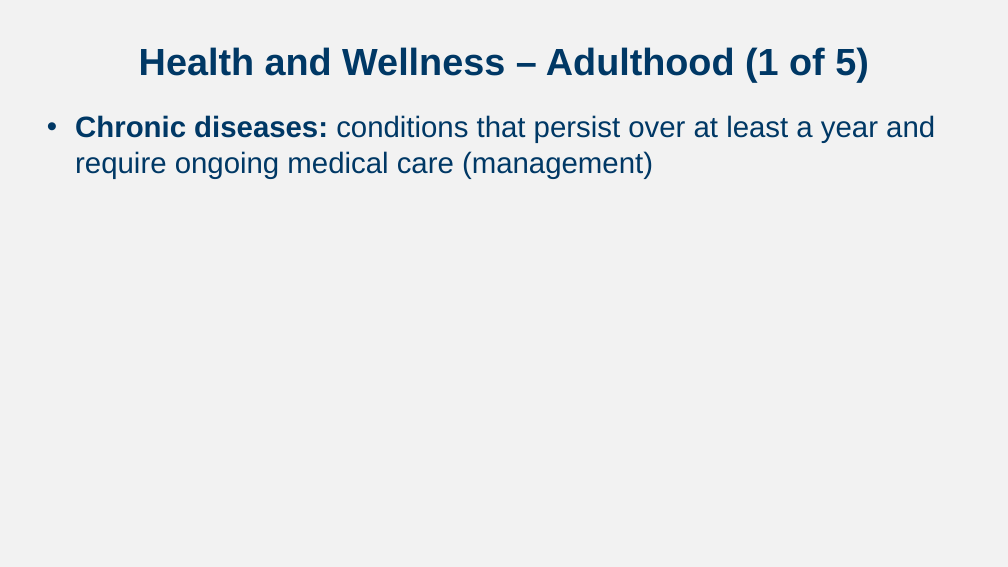
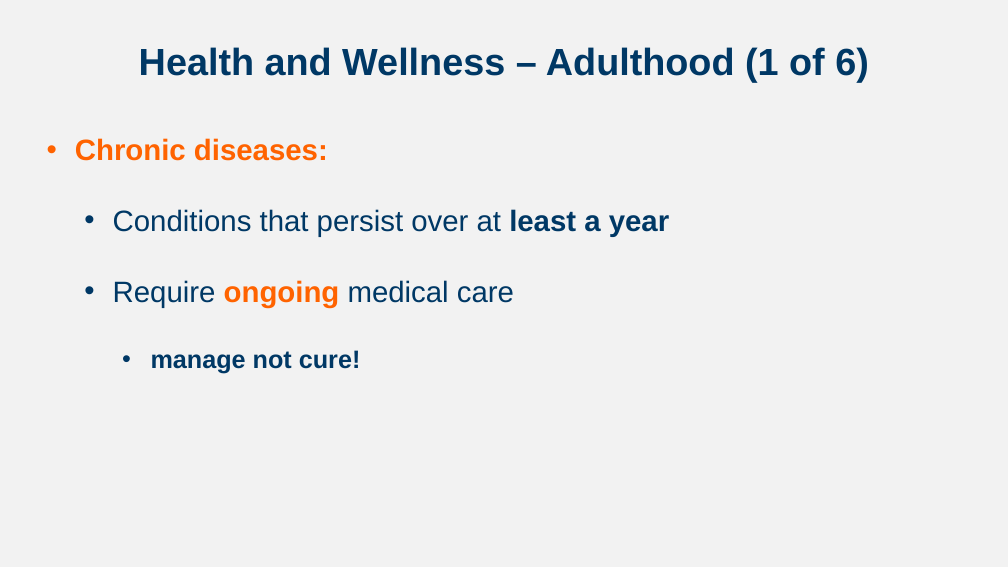
Before and after one commit to npm27/Teaching-Materials, a slide deck: slide 20 of Developmental Fall 23/Slides/Chapter 5.pptx. Drawn at 1008x567 pixels with LibreOffice and Linux fonts; fonts in the diff are those of the drawing. Boxes give left, top, right and bottom in pixels: in the first picture for what was removed or moved away, otherwise in the second. Text is boxed around its words. In the diff, an @@ line names an element or a change of style, - is before the commit and + after.

```diff
--- a/Developmental Fall 23/Slides/Chapter 5.pptx
+++ b/Developmental Fall 23/Slides/Chapter 5.pptx
@@ title at (139, 47, 869, 82): text changed @@
-Health and Wellness – Adulthood (1 of 5)
+Health and Wellness – Adulthood (1 of 6)
@@ text at (75, 138, 669, 374): text changed; bold on @@
-• Chronic diseases: conditions that persist over at least a year and require ongoing medical care (management)
+• Chronic diseases:
+  • Conditions that persist over at least a year
+  • Require ongoing medical care
+    • manage not cure!
```
Also in this commit, not shown: 8 other slides changed, 2 slides added, 2 other files.
